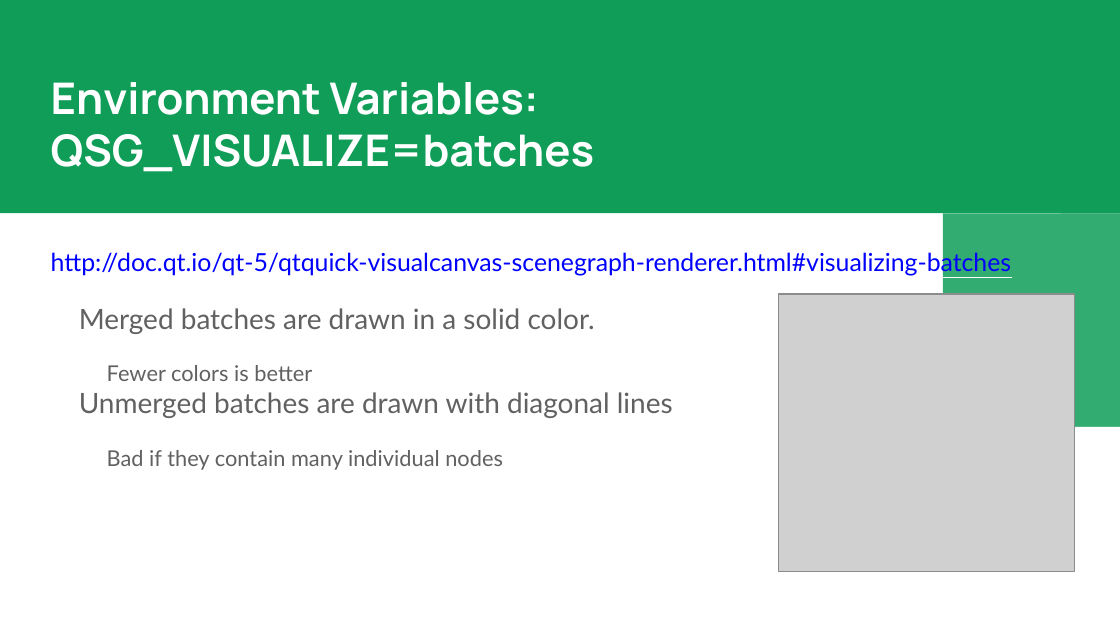
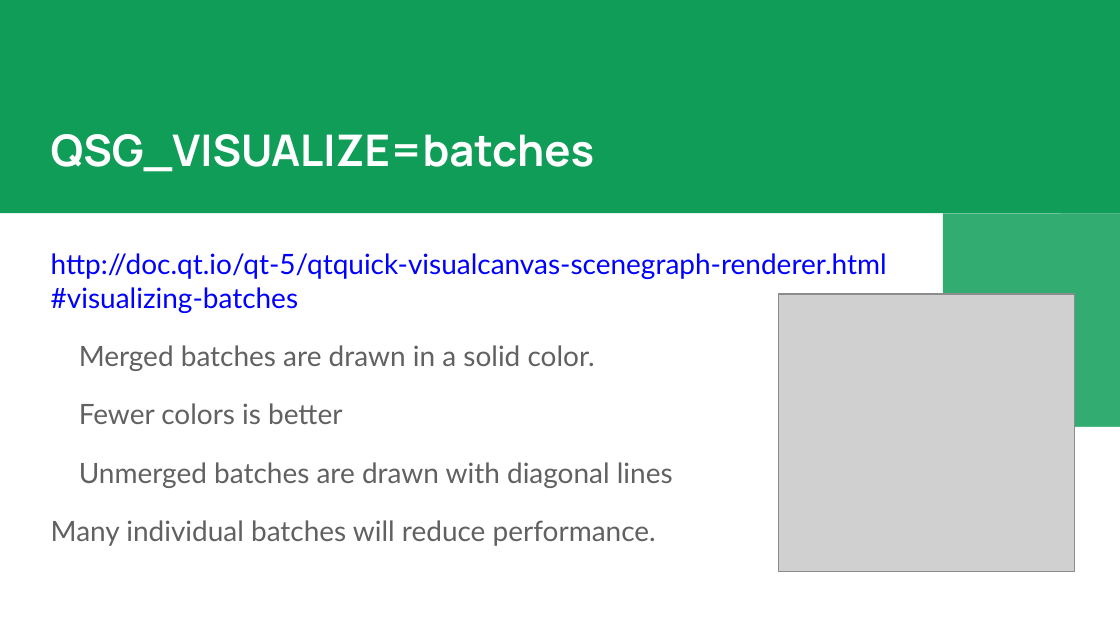
Before and after one commit to ocqt/2017-07-Profiling-QML, a slide deck: slide 6 of Profiling QML.pptx (slide 5 before the commit). Drawn at 1120x630 pixels with LibreOffice and Linux fonts; fonts in the diff are those of the drawing; grey boxes stand for pictures. Boxes give left, top, right and bottom in pixels: in the first picture for what was removed or moved away, otherwise in the second. Text is boxed around its words. In the diff, an @@ line names an element or a change of style, - is before the commit and + after.

```diff
--- a/Profiling QML.pptx
+++ b/Profiling QML.pptx
@@ text at (x1=51, y1=134, x2=594, y2=172): text changed @@
-Environment Variables:
-QSG_VISUALIZE=batches
+QSG_VISUALIZE=batches
@@ text at (x1=51, y1=253, x2=887, y2=313): text changed; size 16 to 18 pt @@
-http://doc.qt.io/qt-5/qtquick-visualcanvas-scenegraph-renderer.html#visualizing-batches
+http://doc.qt.io/qt-5/qtquick-visualcanvas-scenegraph-renderer.html
+#visualizing-batches
@@ text at (x1=79, y1=403, x2=342, y2=424): size 14 to 18 pt in "Fewer colors is better"; indent changed; more space between paragraphs @@
@@ text at (x1=51, y1=520, x2=656, y2=546): text changed; size 14 to 18 pt @@
-Bad if they contain many individual nodes
+Many individual batches will reduce performance.
```
Also in this commit, not shown: 6 other slides changed, 3 slides added, 1 slide removed, 2 other files.
